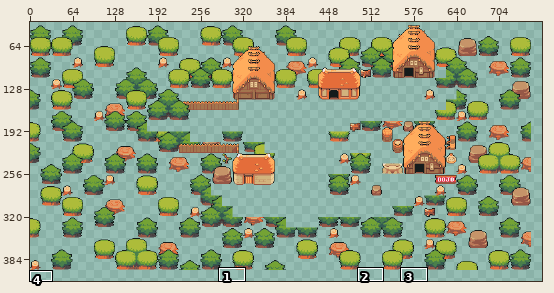
File history of a sprite sheet, Maps/StartingTown/collision layer.png. The first picture is a wide view before the edit; the outline marks the close-up.
Close-up. Before the commit:
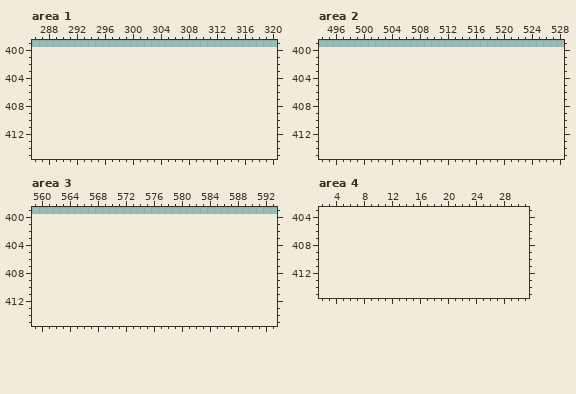
The file is 752x400 pixels. Colours within 5 levels of each other are drawn and written as one. Shown: area 1: x 286..320, y 399..415; area 2: x 494..528, y 399..415; area 3: x 559..593, y 399..415; area 4: x 2..31, y 403..415. The old version is drawn lined up with the new one, on the new canvas. The wide view leaves out empty margins. The commit also changed other parts of the picture, which this record leaves out.
Now the later version:
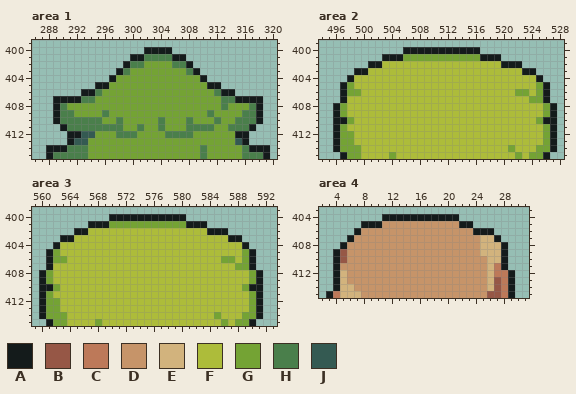
Palette (. is transparent): A #141b1b  B #965746  C #bd7959  D #c69469  E #d2b37d  F #adbc3a  G #74a334  H #4a7f4b  J #345a52
Change:
canvas 752x400 -> 768x416
Changed rows in their new state; - is an unchanged pixel.
Area 1:
first column x 288:
400 --------------AAAA--------------
401 ------------AAHHHHAA------------
402 -----------AHHGGGGHHA-----------
403 ----------AHGGGGGGGGHA----------
404 ---------AGGGGGGGGGGGGA---------
405 -------AAGGGGGGGGGGGGGGAA-------
406 -----AAHGGGGGGGGGGGGGGGGHAA-----
407 -AAAAHHGGGGGGGGGGGGGGGGGGHHAAAA-
408 -AHGGGGGGGGGGGGGGGGGGGGGGHGGGHA-
409 -AHHGGGGHGGGGGGGGGGGGGGHGGGGHHA-
410 -AHHHHHHGGHGGGGGHGGGHGGGHGGHHHA-
411 --AHHHHHHHHGGHGGHGGGHHHHGGHHHA--
412 ---AAJJGGGHHHGGGGHHHHGGGGGGAA---
413 ---AJJGGGGGGGGGGGGGGGGGGGGGJA---
414 AAAHHHGGGGGGGGGGGGGGGGHGGGGGHAAA
415 AHHHHHGGGGGGGGGGGGGGGGHGGGGGHHHA
Area 2:
first column x 496:
400 ----------AAAAAAAAAAA-----------
401 -------AAAGGGGGGGGGGGAAA--------
402 -----AAFFFFFFFFFFFFFFFFFAAA-----
403 ---AAFFFFFFFFFFFFFFFFFFFFFFAA---
404 --AFFFFFFFFFFFFFFFFFFFFFFFFFFA--
405 -AGFFFFFFFFFFFFFFFFFFFFFFFFFFGA-
406 -AGGFFFFFFFFFFFFFFFFFFFFFFGGFGA-
407 -AFFFFFFFFFFFFFFFFFFFFFFFFFFGGA-
408 AGFFFFFFFFFFFFFFFFFFFFFFFFFFFFGA
409 AGFFFFFFFFFFFFFFFFFFFFFFFFFFFFGA
410 AAGFFFFFFFFFFFFFFFFFFFFFFFFFFGAA
411 AGFFFFFFFFFFFFFFFFFFFFFFFFFFFFGA
412 AGGFFFFFFFFFFFFFFFFFFFFFFFFFFFGA
413 AGGFFFFFFFFFFFFFFFFFFFFFFFFFFFGA
414 AGGGFFFFFFFFFFFFFFFFFFFFFGFFFGGA
415 -AGGFFFFGFFFFFFFFFFFFFFFFFGFGGA-
Area 3:
first column x 560:
400 ----------AAAAAAAAAAA-----------
401 -------AAAGGGGGGGGGGGAAA--------
402 -----AAFFFFFFFFFFFFFFFFFAAA-----
403 ---AAFFFFFFFFFFFFFFFFFFFFFFAA---
404 --AFFFFFFFFFFFFFFFFFFFFFFFFFFA--
405 -AGFFFFFFFFFFFFFFFFFFFFFFFFFFGA-
406 -AGGFFFFFFFFFFFFFFFFFFFFFFGGFGA-
407 -AFFFFFFFFFFFFFFFFFFFFFFFFFFGGA-
408 AGFFFFFFFFFFFFFFFFFFFFFFFFFFFFGA
409 AGFFFFFFFFFFFFFFFFFFFFFFFFFFFFGA
410 AAGFFFFFFFFFFFFFFFFFFFFFFFFFFGAA
411 AGFFFFFFFFFFFFFFFFFFFFFFFFFFFFGA
412 AGGFFFFFFFFFFFFFFFFFFFFFFFFFFFGA
413 AGGFFFFFFFFFFFFFFFFFFFFFFFFFFFGA
414 AGGGFFFFFFFFFFFFFFFFFFFFFGFFFGGA
415 -AGGFFFFGFFFFFFFFFFFFFFFFFGFGGA-
Area 4:
first column x 3:
404 --------AAAAAAAAAAA--------
405 -----AAADDDDDDDDDDDAA------
406 ----ADDDDDDDDDDDDDDDDAAA---
407 ---ADDDDDDDDDDDDDDDDDDEEA--
408 --ADDDDDDDDDDDDDDDDDDDEEEA-
409 -ABDDDDDDDDDDDDDDDDDDDEEEA-
410 -ABDDDDDDDDDDDDDDDDDDDDEEA-
411 -ADDDDDDDDDDDDDDDDDDDDDECA-
412 -AEDDDDDDDDDDDDDDDDDDDDECCA
413 -AEDDDDDDDDDDDDDDDDDDDDEBCA
414 -AEEDDDDDDDDDDDDDDDDDDDEBCA
415 ACEEEDDDDDDDDDDDDDDDDDDBBCA
